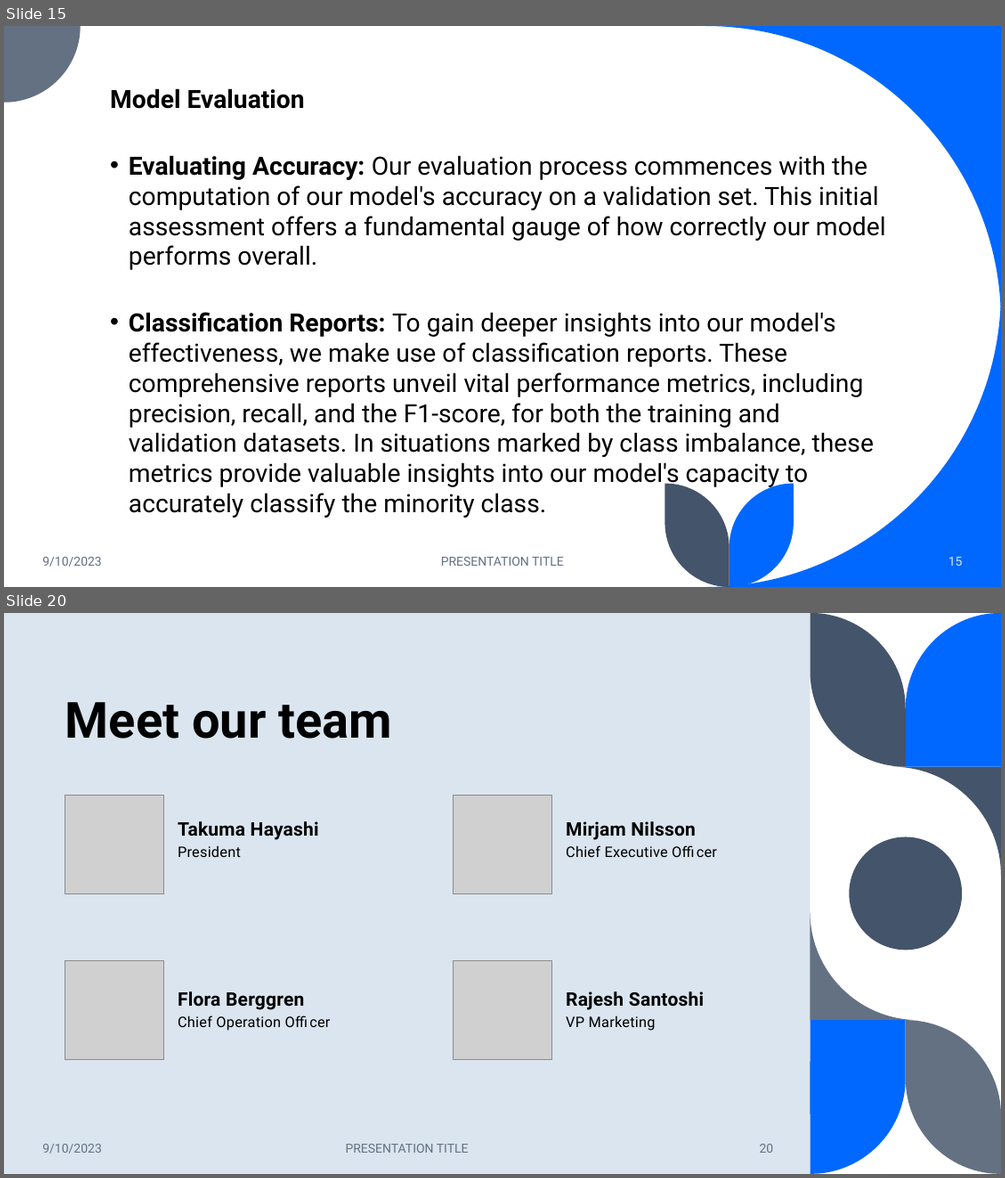
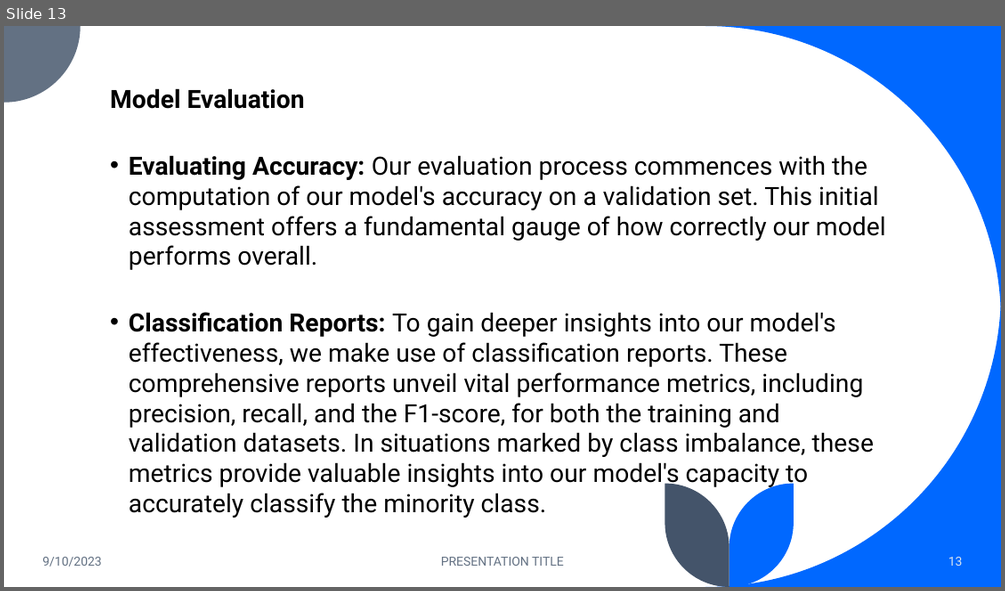
Before and after one commit to kwabenaboateng/AZUBI-CAPSTONE-PROJECT, a slide deck: Income Prediction Challenge for Azubian - PPT.pptx. Shown one above the other, each under a label of ours: slides 15 and 20 before the commit, slide 13 after it; the slides between them are not shown. The pictures are 1005x1178 and 1005x591 pixels, drawn with LibreOffice and Linux fonts; fonts in the diff are those of the drawing; grey boxes stand for pictures. Boxes give left, top, right and bottom in pixels: in the first picture for what was removed or moved away, otherwise in the second. Text is boxed around its words. In the diff, an @@ line names an element or a change of style, - is before the commit and + after.

```diff
--- a/Income Prediction Challenge for Azubian - PPT.pptx
+++ b/Income Prediction Challenge for Azubian - PPT.pptx
@@ slide 20 removed at [4, 613, 1001, 1174], background #FFFFFF @@
@@ rectangle removed at [4, 613, 810, 1174] @@
@@ freeform shape removed at [810, 613, 906, 767] @@
@@ freeform shape removed at [906, 613, 1001, 767] @@
@@ title removed at [65, 702, 393, 738] @@
-Meet our team
@@ freeform shape removed at [892, 767, 1001, 876] @@
@@ picture removed at [65, 795, 163, 893] @@
@@ picture removed at [453, 795, 551, 893] @@
@@ text removed at [178, 821, 319, 840] @@
-Takuma Hayashi
@@ text removed at [566, 821, 695, 840] @@
-Mirjam Nilsson
@@ text removed at [178, 845, 241, 857] @@
-President
@@ text removed at [566, 845, 668, 857] @@
-Chief Executive Officer
@@ ellipse removed at [849, 836, 962, 949] @@
@@ freeform shape removed at [810, 911, 919, 1020] @@
@@ picture removed at [65, 961, 163, 1059] @@
@@ picture removed at [453, 961, 551, 1059] @@
@@ text removed at [178, 991, 304, 1010] @@
-Flora Berggren
@@ text removed at [566, 991, 704, 1010] @@
-Rajesh Santoshi
@@ text removed at [178, 1015, 281, 1030] @@
-Chief Operation Officer
@@ text removed at [566, 1015, 655, 1030] @@
-VP Marketing
@@ freeform shape removed at [810, 1020, 906, 1174] @@
@@ freeform shape removed at [906, 1020, 1001, 1174] @@
@@ text removed at [42, 1143, 102, 1153] @@
-9/10/2023
@@ text removed at [346, 1143, 469, 1152] @@
-PRESENTATION TITLE
@@ page number removed at [760, 1143, 774, 1152] @@
-20
@@ what was slide 15 is now slide 13 @@
@@ page number at [948, 556, 963, 565]: text changed @@
-15
+13
```
Also in this commit, not shown: 7 slides changed, 3 slides added, 10 other slides removed, 8 other files.
